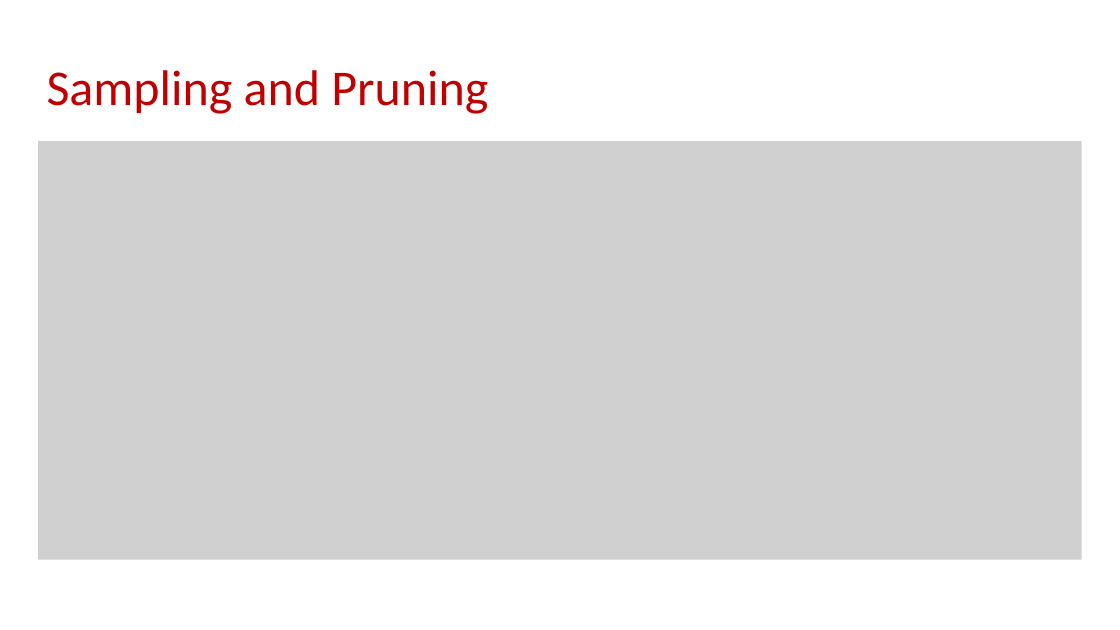
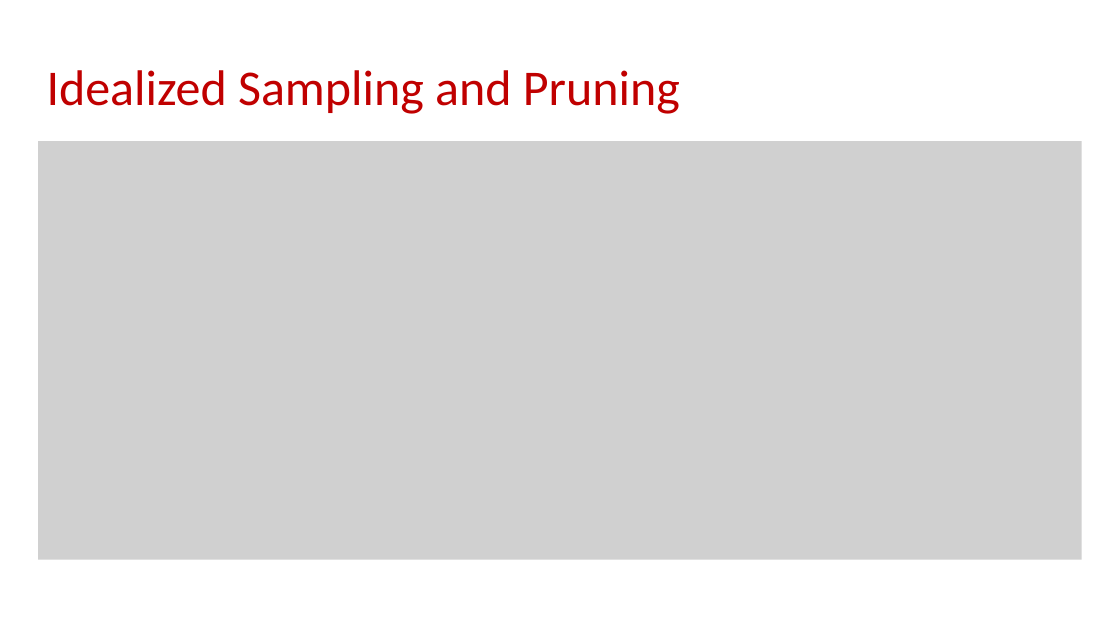
Before and after one commit to samsonzhou/samsonzhou.github.io, a slide deck: slide 18 of other-talks/SODA 2026.pptx (slide 19 before the commit). Drawn at 1120x630 pixels with LibreOffice and Linux fonts; fonts in the diff are those of the drawing; grey boxes stand for pictures. Boxes give left, top, right and bottom in pixels: in the first picture for what was removed or moved away, otherwise in the second. Text is boxed around its words. In the diff, an @@ line names an element or a change of style, - is before the commit and + after.

```diff
--- a/other-talks/SODA 2026.pptx
+++ b/other-talks/SODA 2026.pptx
@@ text at [47, 70, 680, 114]: text changed @@
-Sampling and Pruning
+Idealized Sampling and Pruning
```
Also in this commit, not shown: 4 other slides changed, 2 slides added, 1 slide removed.
